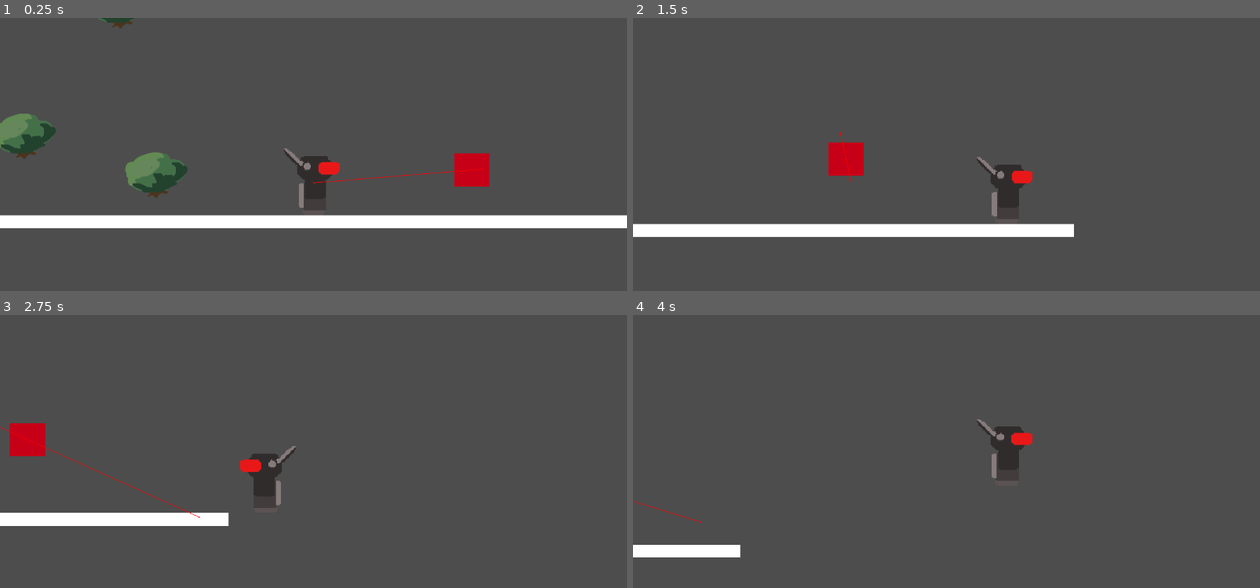
Above: before the commit, frames 1-4 (two rows, left to right).
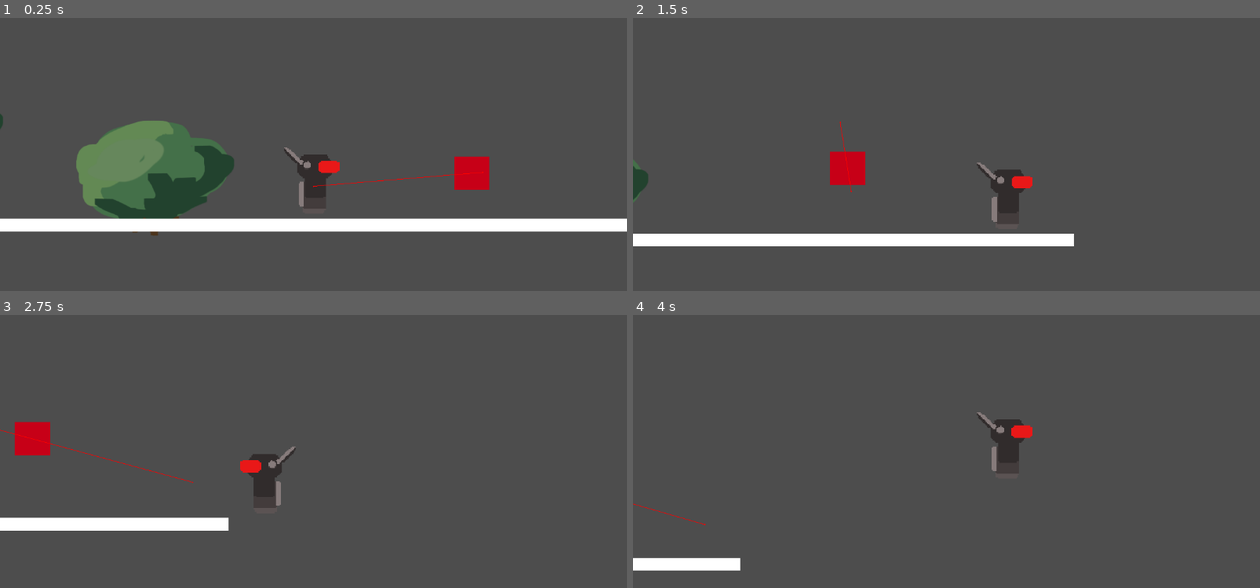
Above: after the commit, the same moments.

Repository: sophieTheProgrammer/queblejam
Game: Godot game, scene res://scenes/game.tscn
The game is run twice, just before and just after one commit, with the same random seed, the same clock (stepped at 60 frames per second) and the same inputs.
Inputs:
- Up to frame 1 (0.25 s): no input
- Up to frame 2 (1.5 s): hold Right (Right) from 0.53 s (still down); tap Space (Jump) at 0.77 s
- Up to frame 3 (2.75 s): tap Space (Jump) at 1.52 s; release Right (Right) at 2.03 s; hold Left (Left) from 2.03 s (still down)
- Up to frame 4 (4 s): release Left (Left) at 2.78 s; hold Right (Right) from 2.78 s (still down); tap Space (Jump) at 3.02, 3.77 s

The runs differ from the first frame. In frame 1, 10% of the frame differs, in the area x 0-100%, y 0-80%; in frame 2, 6.2%; in frame 3, 1.9%; in frame 4, 2.3%.

Commit message:
tree big, hitbox different thing

Diff:
--- a/scenes/game.tscn
+++ b/scenes/game.tscn
@@ -7,9 +7,9 @@
 [ext_resource type="Script" path="res://scripts/game_manager.gd" id="5_iywne"]
 
 [sub_resource type="NavigationPolygon" id="NavigationPolygon_feb5d"]
-vertices = PackedVector2Array(663.39844, -1140.9609, 1114.3438, 9, -2001.3594, 9, -1762.1016, -749.9375, -937.9219, -1668.4531)
+vertices = PackedVector2Array(841.52344, -1471.8672, 1116.9609, 8.953125, -2663.4219, -5.953125, -2593.4297, -1237.1719, -940.27344, -1669.8516)
 polygons = Array[PackedInt32Array]([PackedInt32Array(0, 1, 2, 3, 4)])
-outlines = Array[PackedVector2Array]([PackedVector2Array(-1771, -755, -2015, 19, 1129, 19, 671, -1149, -941, -1680)])
+outlines = Array[PackedVector2Array]([PackedVector2Array(-2603, -1245, -2674, 4, 1129, 19, 850, -1481, -941, -1680)])
 
 [sub_resource type="WorldBoundaryShape2D" id="WorldBoundaryShape2D_80nbo"]
 
@@ -29,13 +29,13 @@
 position = Vector2(-598, -151)
 
 [node name="tree2" parent="." unique_id=1956730079 instance=ExtResource("1_e2o6t")]
-position = Vector2(-1358, -508)
+position = Vector2(-2110, -690)
 
 [node name="tree3" parent="." unique_id=593895605 instance=ExtResource("1_e2o6t")]
-position = Vector2(-1073, -291)
+position = Vector2(-1431, -305)
 
 [node name="tree4" parent="." unique_id=1082649861 instance=ExtResource("1_e2o6t")]
-position = Vector2(-726, -762)
+position = Vector2(-912, -1142)
 
 [node name="StaticBody2D" type="StaticBody2D" parent="." unique_id=743750651]
 
@@ -49,7 +49,7 @@
 offset_bottom = 40.0
 
 [node name="portal" parent="." unique_id=452576932 instance=ExtResource("4_lbhrr")]
-position = Vector2(-659, -1132)
+position = Vector2(-795, -1782)
 
 [node name="game_manager" type="Node2D" parent="." unique_id=474106210]
 script = ExtResource("5_iywne")
--- a/scenes/player.tscn
+++ b/scenes/player.tscn
@@ -4,7 +4,7 @@
 [ext_resource type="Texture2D" uid="uid://dvnooeo6sj0ry" path="res://art/robot.png" id="2_g2els"]
 
 [sub_resource type="RectangleShape2D" id="RectangleShape2D_3vyb7"]
-size = Vector2(102, 177)
+size = Vector2(102, 193.5)
 
 [node name="player" type="CharacterBody2D" unique_id=575009404]
 script = ExtResource("1_3vyb7")
@@ -19,7 +19,7 @@
 position_smoothing_enabled = true
 
 [node name="CollisionShape2D" type="CollisionShape2D" parent="." unique_id=1570286545]
-position = Vector2(0, 34)
+position = Vector2(0, 42.25)
 shape = SubResource("RectangleShape2D_3vyb7")
 
 [node name="Area2D" type="Area2D" parent="." unique_id=1429330909]
--- a/scenes/tree.tscn
+++ b/scenes/tree.tscn
@@ -3,15 +3,14 @@
 [ext_resource type="Texture2D" uid="uid://g7huycvsknj0" path="res://art/tree.png" id="1_avsvi"]
 
 [sub_resource type="RectangleShape2D" id="RectangleShape2D_avsvi"]
-size = Vector2(220, 148)
+size = Vector2(566, 378)
 
 [node name="tree" type="AnimatableBody2D" unique_id=1956730079]
 
 [node name="Sprite2D" type="Sprite2D" parent="." unique_id=1303620596]
-position = Vector2(-3.8146973e-06, 7.6293945e-06)
-scale = Vector2(0.17577592, 0.1496403)
+scale = Vector2(0.44659784, 0.3801945)
 texture = ExtResource("1_avsvi")
 
 [node name="CollisionShape2D" type="CollisionShape2D" parent="." unique_id=1530915941]
-position = Vector2(7, -9)
+position = Vector2(0, 11)
 shape = SubResource("RectangleShape2D_avsvi")
--- a/scripts/player.gd
+++ b/scripts/player.gd
@@ -1,7 +1,7 @@
 extends CharacterBody2D
 
 const SPEED = 1200.0
-const JUMP_VELOCITY = -1600.0
+const JUMP_VELOCITY = -1900.0
 const GRAVITY = 4000
 const coyote_frames = 3  # How many in-air frames to allow jumping
 var coyote = false  # Track whether we're in coyote time or not
Binary file changed: art/tree.png
